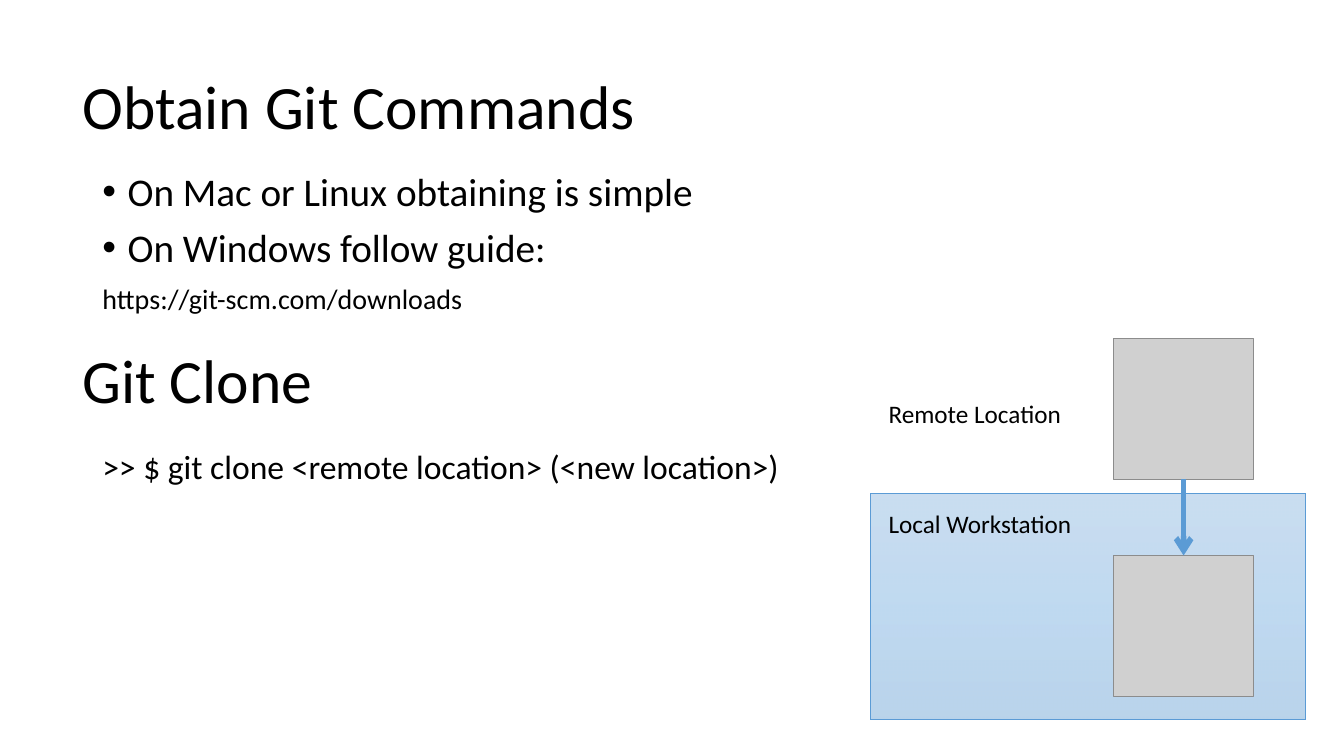
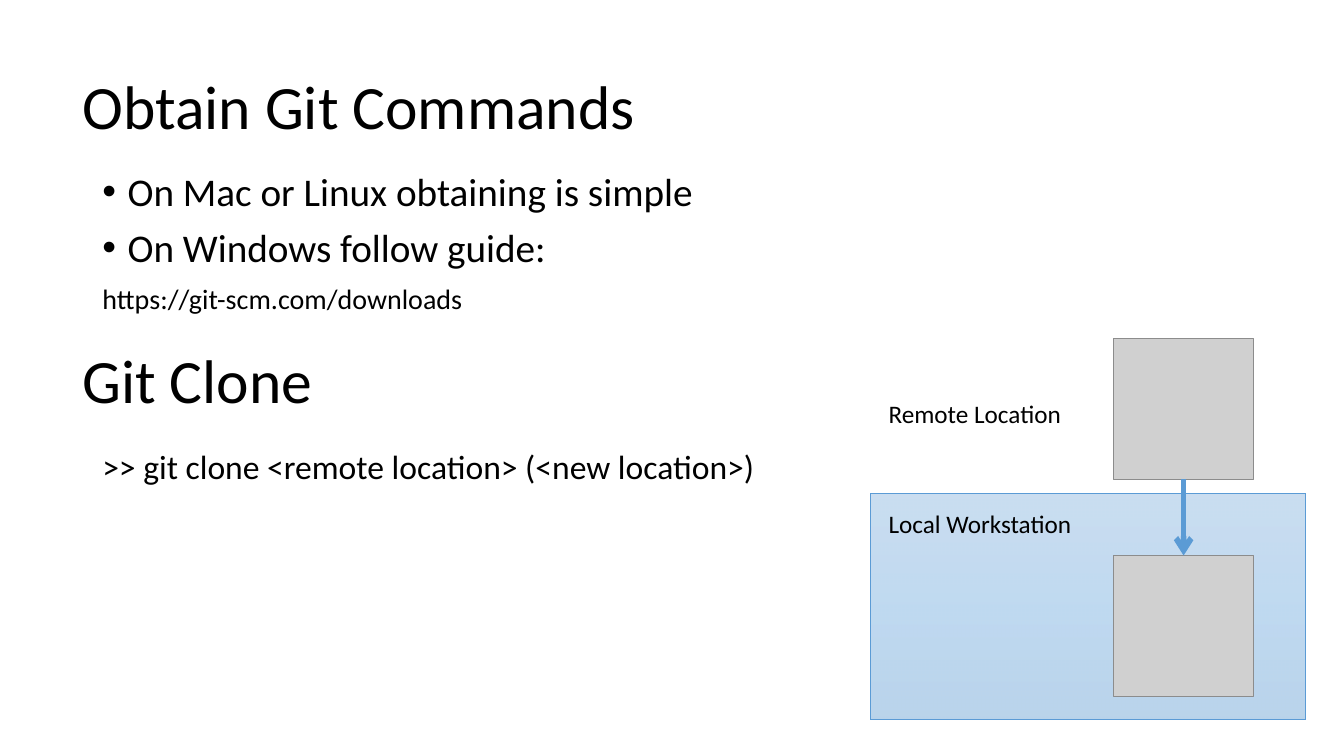
Before and after one commit to jbm950/personal_projects, a slide deck: slide 13 of git_presentation/git_presentation.pptx. Drawn at 1344x756 pixels with LibreOffice and Linux fonts; fonts in the diff are those of the drawing; grey boxes stand for pictures. Boxes give left, top, right and bottom in pixels: in the first picture for what was removed or moved away, otherwise in the second. Text is boxed around its words. In the diff, an @@ line names an element or a change of style, - is before the commit and + after.

```diff
--- a/git_presentation/git_presentation.pptx
+++ b/git_presentation/git_presentation.pptx
@@ text at bbox=[143, 454, 754, 485]: text changed @@
->> $ git clone <remote location> (<new location>)
+>> git clone <remote location> (<new location>)
```
Also in this commit, not shown: 6 other slides changed, 2 slides added, 2 slides removed.
